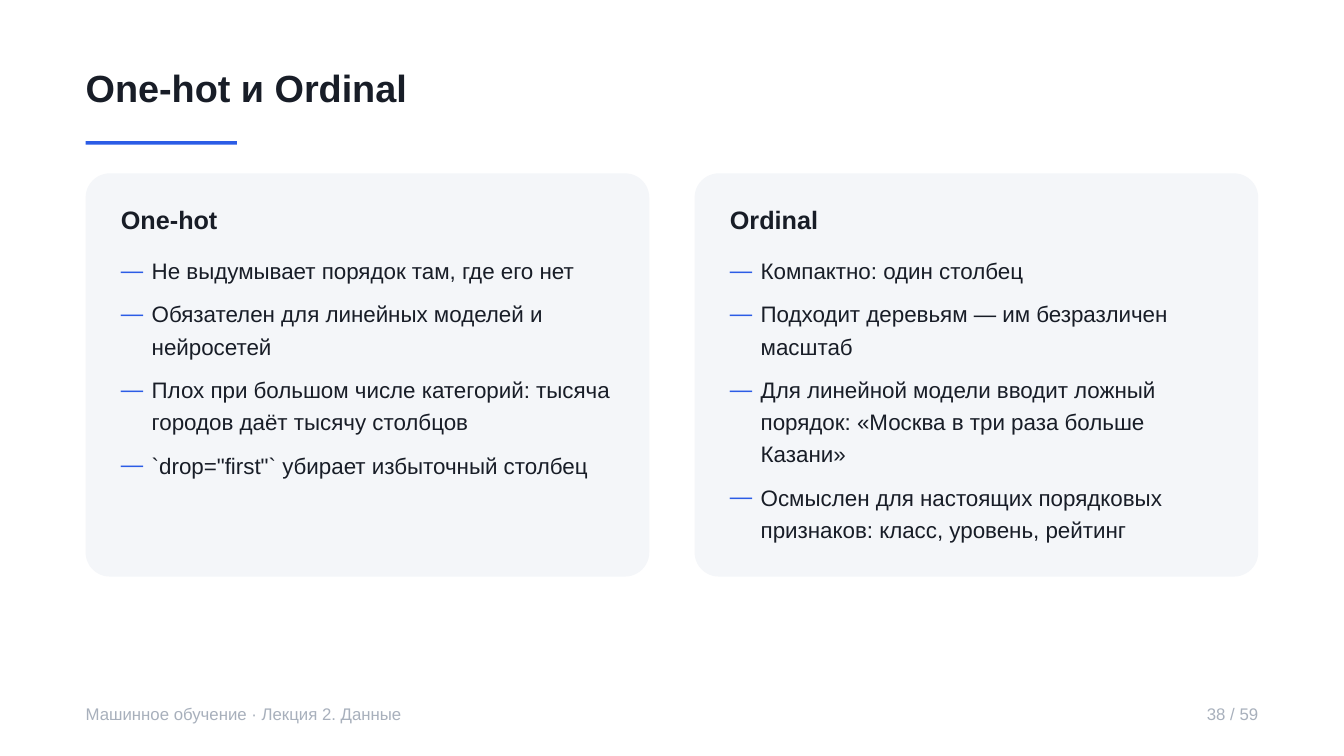
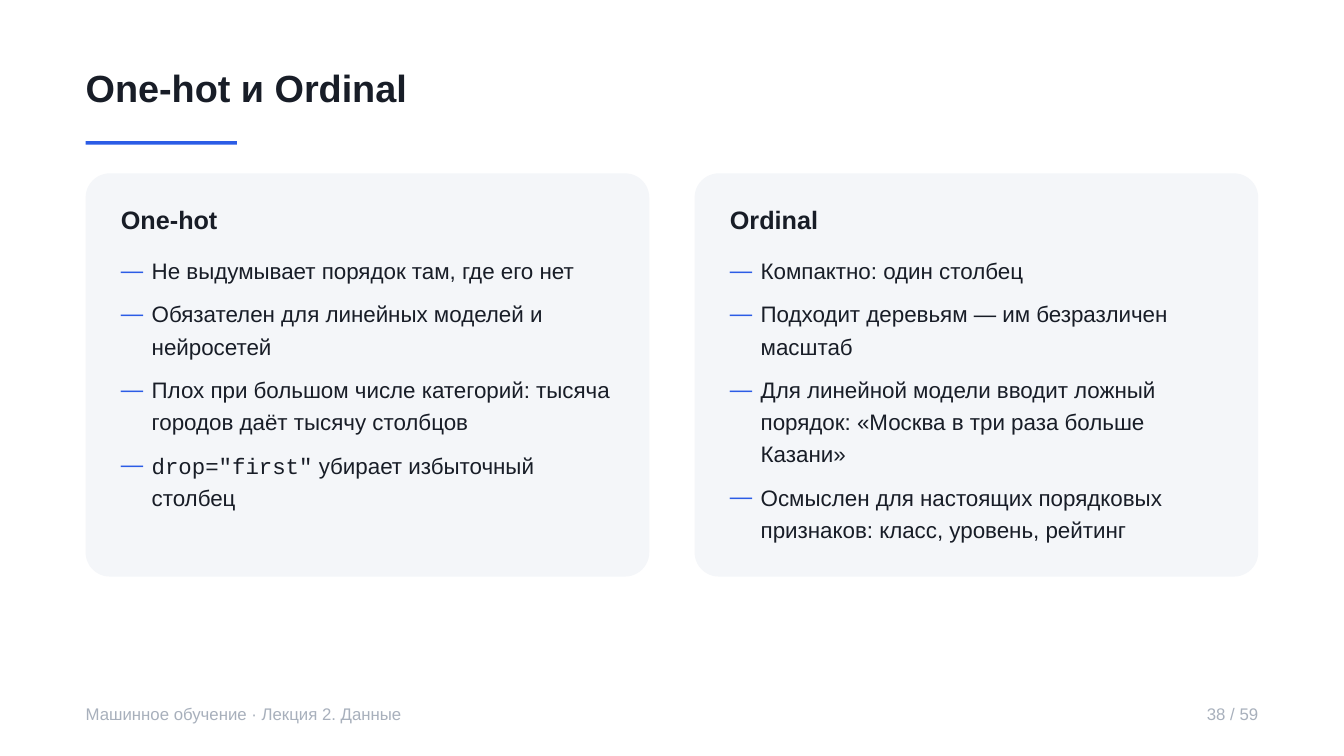
Before and after one commit to rustam-azimov/ml-course-spbu, a slide deck: slide 38 of lectures/lecture02.pptx. Drawn at 1344x756 pixels with LibreOffice and Linux fonts; fonts in the diff are those of the drawing. Boxes give left, top, right and bottom in pixels: in the first picture for what was removed or moved away, otherwise in the second. Text is boxed around its words. In the diff, an @@ line names an element or a change of style, - is before the commit and + after.

```diff
--- a/lectures/lecture02.pptx
+++ b/lectures/lecture02.pptx
@@ text in rounded rectangle at (152, 457, 534, 511): text changed @@
-— `drop="first"` убирает избыточный столбец
+— drop="first" убирает избыточный столбец
```
Also in this commit, not shown: 3 other slides changed, 3 other files.
